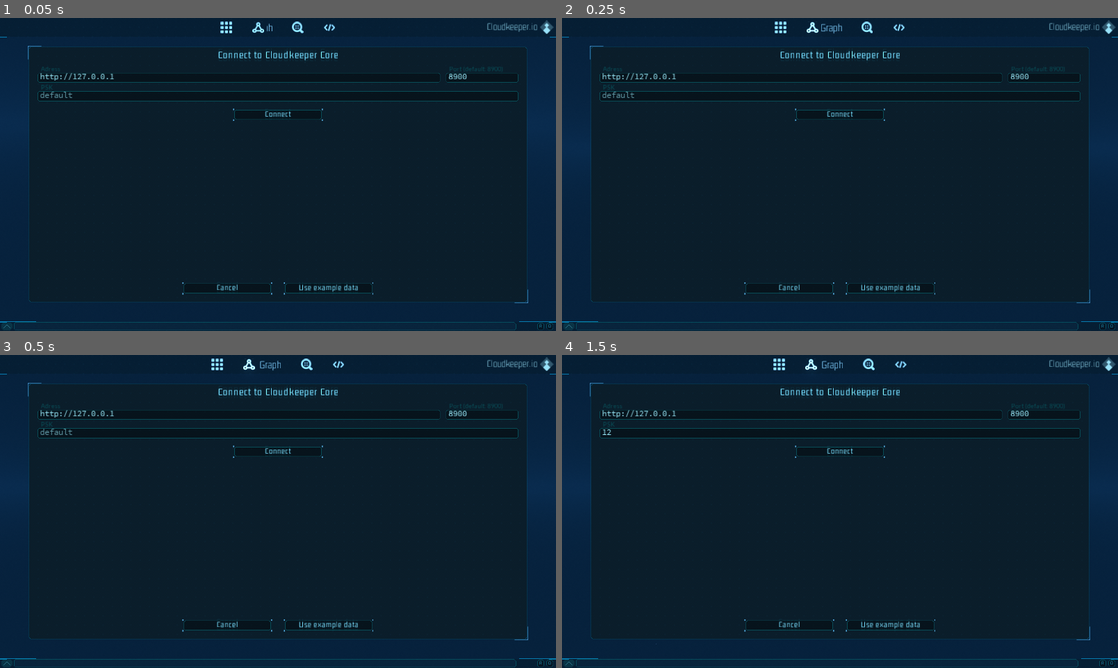
Above: before the commit, frames 1-4 (two rows, left to right).
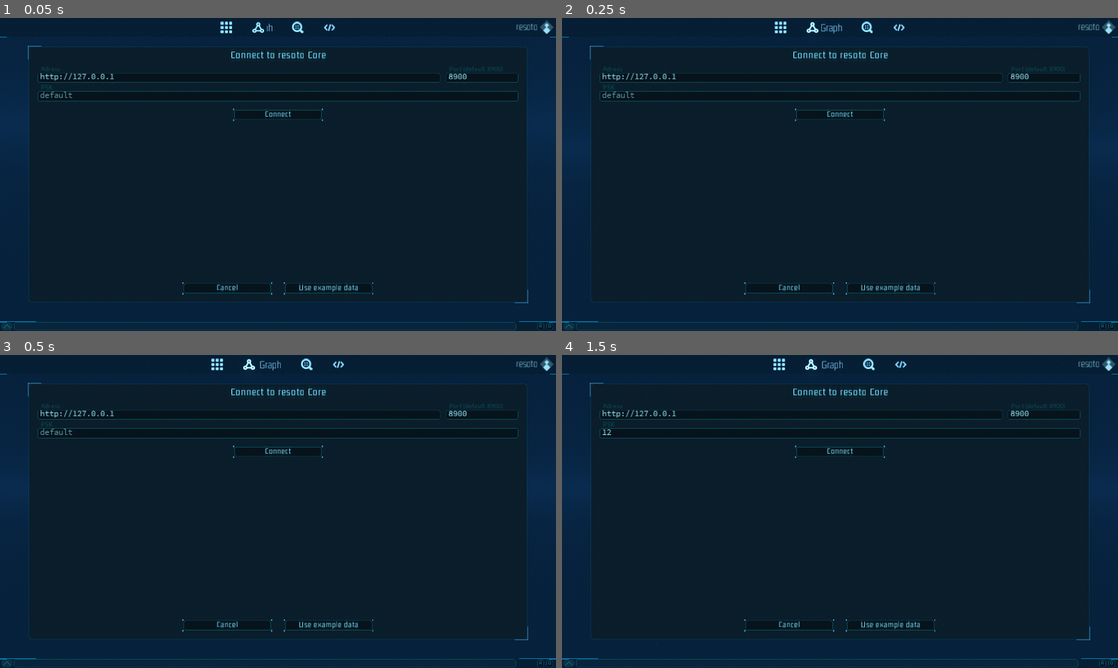
Above: after the commit, the same moments.

Repository: someengineering/resoto-ui
Game: Godot game, scene res://ui/CloudkeeperUI.tscn
The game is run twice, just before and just after one commit, with the same random seed, the same clock (stepped at 60 frames per second) and the same inputs. After the commit the project has no main scene; this scene is started directly in both runs.
Inputs (mouse positions are in pixels of both pictures, inside the frame that each line leads up to):
- Up to frame 1 (0.05 s): no input
- Up to frame 2 (0.25 s): no input
- Up to frame 3 (0.5 s): no input
- Up to frame 4 (1.5 s): click (840, 433) at 0.52 s; type "12" at 0.6 s; click (778, 364) at 1.25 s

The runs differ from the first frame. In frame 1, 0.4% of the frame differs, in the area x 39-96%, y 1-14%; in frame 2, 0.4%; in frame 3, 0.4%; in frame 4, 0.4%.

Commit message:
Rename cloudkeeper -> resoto

Diff:
--- a/src/project.godot
+++ b/src/project.godot
@@ -56,8 +56,8 @@
 
 [application]
 
-config/name="Cloudkeeper UI - Prototype"
-run/main_scene="res://ui/CloudkeeperUI.tscn"
+config/name="resoto UI - Prototype"
+run/main_scene="res://ui/ResotoUI.tscn"
 config/icon="res://icon.png"
 
 [autoload]
--- a/src/scripts/networking/api.gd
+++ b/src/scripts/networking/api.gd
@@ -1,11 +1,11 @@
 extends Node
 
 # Start docker with:
-# docker run -p 8900:8900 ghcr.io/someengineering/cloudkeeper:latest --host 0.0.0.0
+# docker run -p 8900:8900 ghcr.io/someengineering/resoto:latest --host 0.0.0.0
 #
 # Or start docker without JWT auth
 # ( NOT recommended and NOT necessary anymore ):
-# docker run -p 8900:8900 -e PSK="" ghcr.io/someengineering/cloudkeeper:latest --host 0.0.0.0
+# docker run -p 8900:8900 -e PSK="" ghcr.io/someengineering/resoto:latest --host 0.0.0.0
 
 const DEFAULT_PSK = "changeme"
 const DEBUG_MESSAGES := true
@@ -106,12 +106,12 @@
 		debug_message("Problem with connection, cancelling.")
 		return
 
-	var ckui_via = "Web" if OS.has_feature("web") else "Desktop"
+	var resotoui_via = "Web" if OS.has_feature("web") else "Desktop"
 
 	var headers = [
-		"User-Agent: Cloudkeeper UI",
+		"User-Agent: resoto UI",
 		"Accept: application/x-ndjson",
-		"Ckui-via: " + ckui_via,
+		"Resotoui-via: " + resotoui_via,
 		"Authorization: Bearer " + jwtlib.token,
 		"Content-Type: text/plain",
 #		"Accept-Encoding: gzip"
@@ -147,9 +147,9 @@
 		debug_message("Request error! Something went wrong after the request.")
 
 	var has_response = (
-		"ckcore has a response."
+		"resotocore has a response."
 		if http.has_response()
-		else "ckcore has no response."
+		else "resotocore has no response."
 	)
 	debug_message(has_response + "\n###########")
 
--- a/src/scripts/tools/example_data.gd
+++ b/src/scripts/tools/example_data.gd
@@ -5,7 +5,7 @@
 	{
 		"id": "61c43fa83a7027b9036c1a4b9df579033ffedfa0d7470d43fb379eec3eac84b4",
 		"reported": {"kind": "graph_root", "id": "root", "tags": {}, "name": "example_root"},
-		"metadata": {"python_type": "cloudkeeper.baseresources.GraphRoot"},
+		"metadata": {"python_type": "resoto.baseresources.GraphRoot"},
 		"ancestors": {},
 		"kinds": ["root"],
 		"desired": {}
@@ -14,7 +14,7 @@
 	{
 		"id": "e368f0676555c60f685cf4a9f99589aac8ec51f5c48d4dd2e8c7db9c1454aec0",
 		"reported": {"kind": "cloud", "id": "aws", "tags": {}, "name": "example_aws"},
-		"metadata": {"python_type": "cloudkeeper.baseresources.Cloud"},
+		"metadata": {"python_type": "resoto.baseresources.Cloud"},
 		"kinds": ["cloud"],
 		"desired": {},
 		"merge": true
@@ -32,7 +32,7 @@
 		},
 		"metadata":
 		{
-			"python_type": "cloudkeeper_plugin_aws.resources.AWSAccount"
+			"python_type": "resoto_plugin_aws.resources.AWSAccount"
 		},
 		"ancestors":
 		{
@@ -59,7 +59,7 @@
 		},
 		"metadata":
 		{
-			"python_type": "cloudkeeper_plugin_aws.resources.AWSRegion"
+			"python_type": "resoto_plugin_aws.resources.AWSRegion"
 		},
 		"ancestors":
 		{
@@ -86,7 +86,7 @@
 		},
 		"metadata":
 		{
-			"python_type": "cloudkeeper_plugin_aws.resources.AWSRegion"
+			"python_type": "resoto_plugin_aws.resources.AWSRegion"
 		},
 		"ancestors":
 		{
@@ -120,7 +120,7 @@
 		},
 		"metadata":
 		{
-			"python_type": "cloudkeeper_plugin_aws.resources.AWSEC2Snapshot"
+			"python_type": "resoto_plugin_aws.resources.AWSEC2Snapshot"
 		},
 		"ancestors":
 		{
@@ -147,7 +147,7 @@
 		},
 		"metadata":
 		{
-			"python_type": "cloudkeeper_plugin_aws.resources.AWSS3Bucket"
+			"python_type": "resoto_plugin_aws.resources.AWSS3Bucket"
 		},
 		"ancestors":
 		{
@@ -174,7 +174,7 @@
 		},
 		"metadata":
 		{
-			"python_type": "cloudkeeper_plugin_aws.resources.AWSS3BucketQuota"
+			"python_type": "resoto_plugin_aws.resources.AWSS3BucketQuota"
 		},
 		"ancestors":
 		{
@@ -205,7 +205,7 @@
 		},
 		"metadata":
 		{
-			"python_type": "cloudkeeper_plugin_aws.resources.AWSEC2Instance"
+			"python_type": "resoto_plugin_aws.resources.AWSEC2Instance"
 		},
 		"ancestors":
 		{
@@ -235,7 +235,7 @@
 		},
 		"metadata":
 		{
-			"python_type": "cloudkeeper_plugin_aws.resources.AWSEC2InstanceType"
+			"python_type": "resoto_plugin_aws.resources.AWSEC2InstanceType"
 		},
 		"ancestors":
 		{
--- a/src/ui/elements/Element_Popup_ConnectToCore.tscn
+++ b/src/ui/elements/Element_Popup_ConnectToCore.tscn
@@ -213,7 +213,7 @@
 custom_constants/shadow_offset_y = 10
 custom_constants/shadow_as_outline = 1
 custom_fonts/font = SubResource( 47 )
-text = "Connect to Cloudkeeper Core"
+text = "Connect to resoto Core"
 align = 1
 __meta__ = {
 "_edit_use_anchors_": false
@@ -246,7 +246,7 @@
 size_flags_horizontal = 3
 theme = ExtResource( 3 )
 custom_fonts/font = SubResource( 18 )
-text = "Connect to Cloudkeeper Core"
+text = "Connect to resoto Core"
 align = 1
 __meta__ = {
 "_edit_use_anchors_": false
@@ -417,7 +417,7 @@
 size_flags_horizontal = 3
 theme = ExtResource( 3 )
 custom_fonts/font = SubResource( 18 )
-text = "Connecting to Cloudkeeper Core...
+text = "Connecting to resoto Core...
 ( {0}:{1} )"
 align = 1
 __meta__ = {
--- a/src/ui/elements/scripts/element_popup_connect_to_core.gd
+++ b/src/ui/elements/scripts/element_popup_connect_to_core.gd
@@ -3,8 +3,8 @@
 signal create_graph
 signal use_example_data
 
-const TEXT_ERROR_CONNECTION = "Can't connect to Cloudkeeper Core!\nPlease check if adress is correct, ports are open and ckcore is running."
-const CONNECT_TEXT = "Connecting to Cloudkeeper Core. ({0}s)\n{1}:{2}"
+const TEXT_ERROR_CONNECTION = "Can't connect to resoto Core!\nPlease check if adress is correct, ports are open and resotocore is running."
+const CONNECT_TEXT = "Connecting to resoto Core. ({0}s)\n{1}:{2}"
 
 var graph_id := "example"
 var api_response_data : String
--- a/src/ui/views/UI_Search.tscn
+++ b/src/ui/views/UI_Search.tscn
@@ -183,7 +183,7 @@
 custom_constants/shadow_offset_y = 10
 custom_constants/shadow_as_outline = 1
 custom_fonts/font = SubResource( 8 )
-text = "Search in Cloudkeeper"
+text = "Search in resoto"
 align = 1
 __meta__ = {
 "_edit_use_anchors_": false
--- a/src/ui/views/UI_Topbar.tscn
+++ b/src/ui/views/UI_Topbar.tscn
@@ -60,7 +60,7 @@
 margin_right = 1856.0
 margin_bottom = 54.0
 custom_fonts/font = SubResource( 4 )
-text = "Cloudkeeper.io"
+text = "resoto"
 align = 2
 valign = 1
 __meta__ = {
Not shown, changed: README.md
